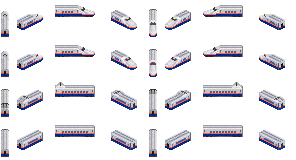
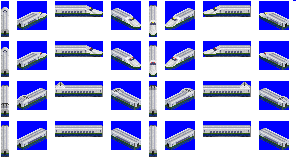
Revision of a layered 296 x 160 image; what changed, layer by layer:
showed group "12" (6 layers) over [1, 0, 296, 156]
added layer "2cc 12" in group "12" over [1, 13, 289, 156]
hid group "10" (6 layers) over [1, 0, 296, 156]
added layer "Blue" over [1, 0, 296, 156]
